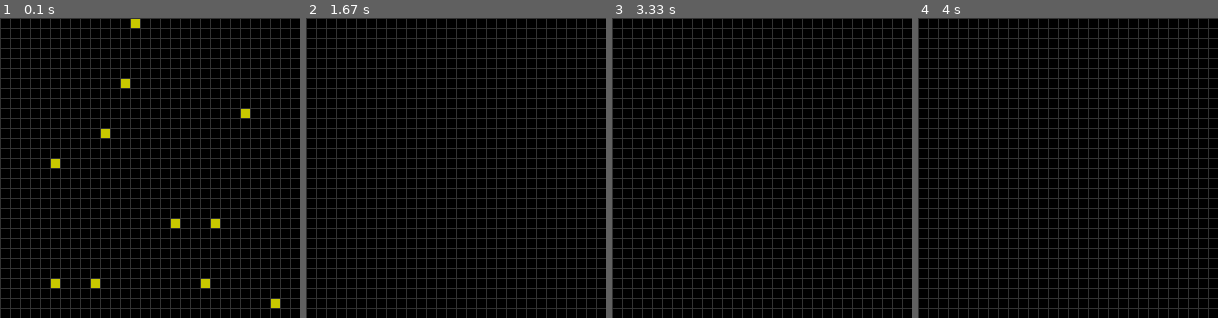
Above: before the commit, frames 1-4 (left to right).
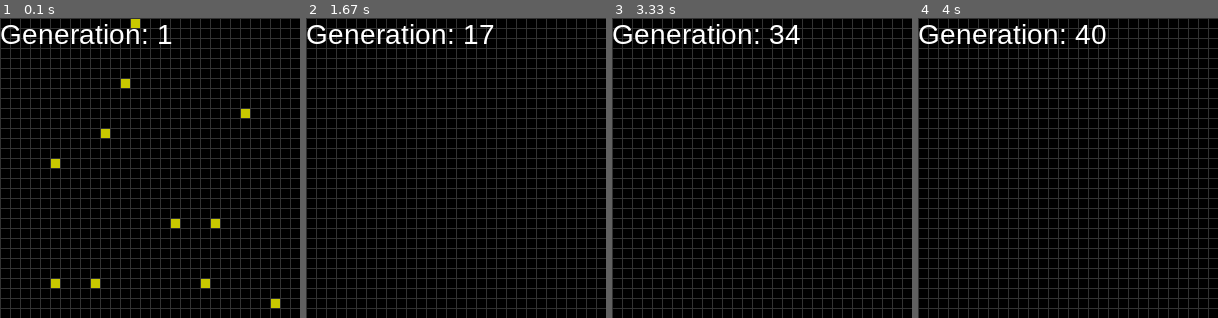
Above: after the commit, the same moments.

Repository: Pipplip/Python_Playground
Game: pygame game, started from Projekte/Games/GameOfLife.py
Same seed, same stepped clock (60 frames per second), same inputs: the game is played once before the commit and once after it.
Inputs:
- Up to frame 1 (0.1 s): no input
- Up to frame 2 (1.67 s): tap Space at 0.33, 0.73, 1.23, 1.57 s
- Up to frame 3 (3.33 s): tap Space at 2.07, 2.37, 2.63, 2.97 s
- Up to frame 4 (4 s): tap Space at 3.4, 3.8 s
The pictures show only the part of the screen within x 0-50%, y 0-50%; the shares and areas given below are measured in that part.

The runs differ from the first frame. In frame 1, 1.3% of the frame differs, in the area x 0-58%, y 2-9%; in frame 2, 1.4%; in frame 3, 1.5%; in frame 4, 1.5%, in the area x 0-63%, y 2-9%.

Commit message:
Add Hud
Add Hud to show count of generations

Diff:
--- a/Projekte/Games/GameOfLife.py
+++ b/Projekte/Games/GameOfLife.py
@@ -7,6 +7,9 @@
 block_size = 10 #Set the size of the grid block
 grid_line_size = 1
 random_blocks = 1700
+
+count_generation = 0
+show_hud = True
 
 dict_cubes = {} # { (0,0) : BLACK, (1,1) : ORANGE}
 
@@ -145,6 +148,12 @@
             #print(f"{x}, {y} - {cube_color}")
             pygame.draw.rect(screen, cube_color, rect)
 
+def paint_hud():
+    font = pygame.font.SysFont("Arial", 28)
+    render = font.render(f"Generation: {count_generation}", True, pygame.Color(255,255,255))
+    rect = render.get_rect()
+    screen.blit(render, rect)
+    pygame.display.flip()
 
 ''' Grid Linien zeichnen (nur einmal zeichnen) '''
 draw_grid()
@@ -156,14 +165,24 @@
 
 ''' gameloop'''
 while True:
+    count_generation += 1
+
     ''' Event-Loop'''
     for event in pygame.event.get():
         if event.type == pygame.QUIT:
             pygame.quit()
             sys.exit()
         if event.type == pygame.KEYDOWN: # alle Tastendrücke abfangen
+            if event.key == pygame.K_q:
+                pygame.quit()
+                sys.exit()
             if event.key == pygame.K_SPACE:
-              print("Space gedrückt")
+              #print("Space gedrückt")
+                if show_hud == True:
+                    show_hud = False
+                elif show_hud == False:
+                    show_hud = True
+
         if event.type == pygame.MOUSEBUTTONUP:
             coordinates = pygame.mouse.get_pos()
             clicked_block_color = pygame.Surface.get_at(screen,(coordinates[0],coordinates[1]))
@@ -182,6 +201,7 @@
 
 
     # Zeichne die Liste list_cubes
+    draw_grid()
     update_screen()
 
     ''' Berechne Zellen '''
@@ -199,11 +219,14 @@
 
     dict_cubes = dict_cubes_tmp
 
+
+    if show_hud:
+        paint_hud()
+
     ''' Canvas updaten '''
     pygame.display.update()
 
     clock.tick(fps)
-
 
 '''
 Regeln:
